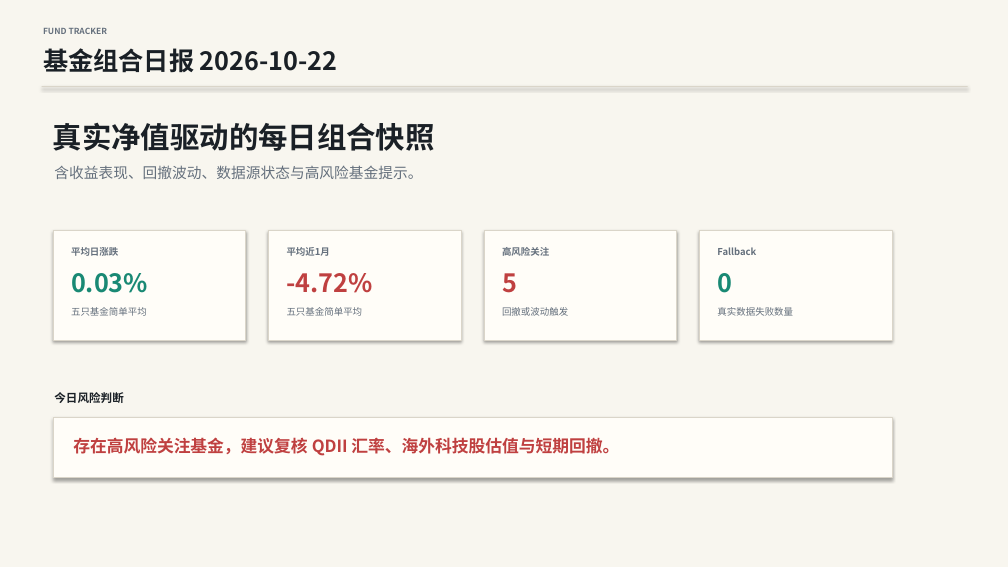
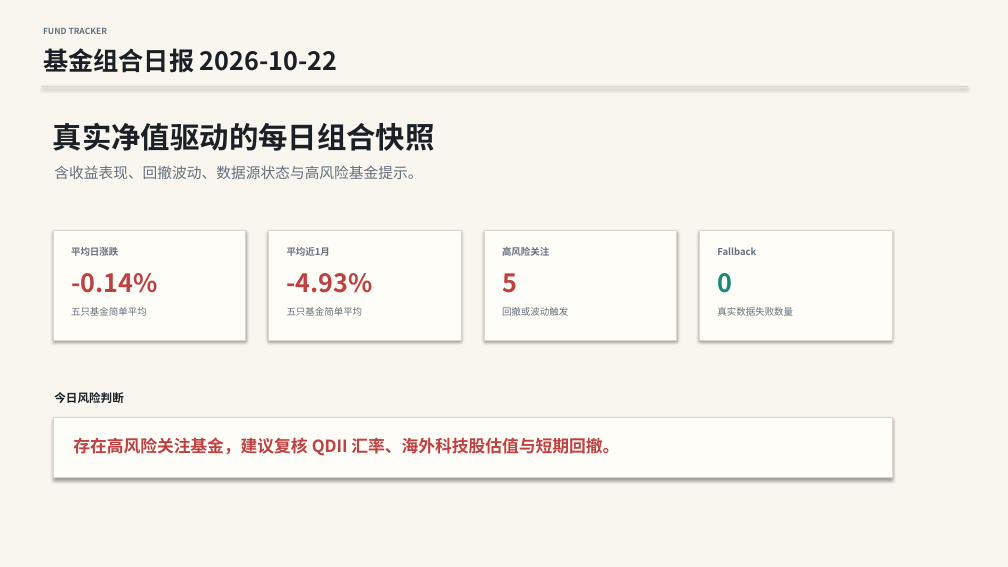
Before and after one commit to DrOrhto/fund-tracker, a slide deck: slide 1 of reports/2026-10-22.pptx. Drawn at 1008x567 pixels with LibreOffice and Linux fonts; fonts in the diff are those of the drawing. Boxes give left, top, right and bottom in pixels: in the first picture for what was removed or moved away, otherwise in the second. Text is boxed around its words. In the diff, an @@ line names an element or a change of style, - is before the commit and + after.

```diff
--- a/reports/2026-10-22.pptx
+++ b/reports/2026-10-22.pptx
@@ text at [71,273,157,293]: text changed; text colour #198974 to #BF4040 @@
-0.03%
+-0.14%
@@ text at [287,273,373,293]: text changed @@
--4.72%
+-4.93%
```
Also in this commit, not shown: 3 other slides changed, 1 other file.
